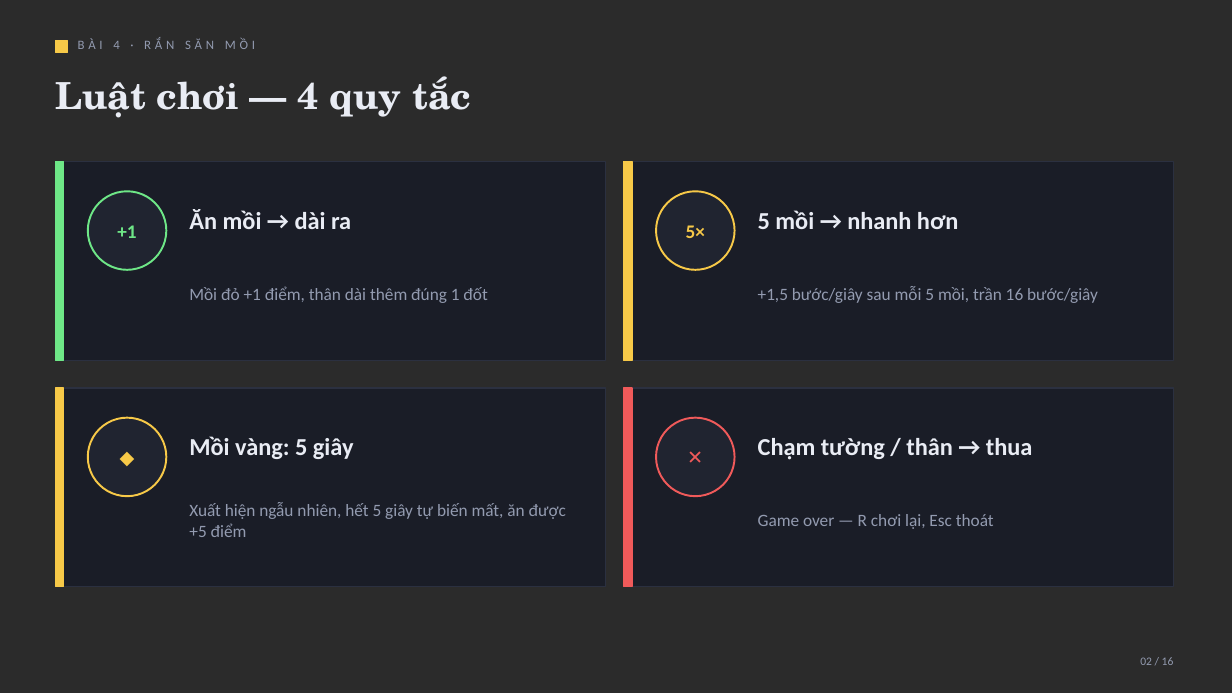
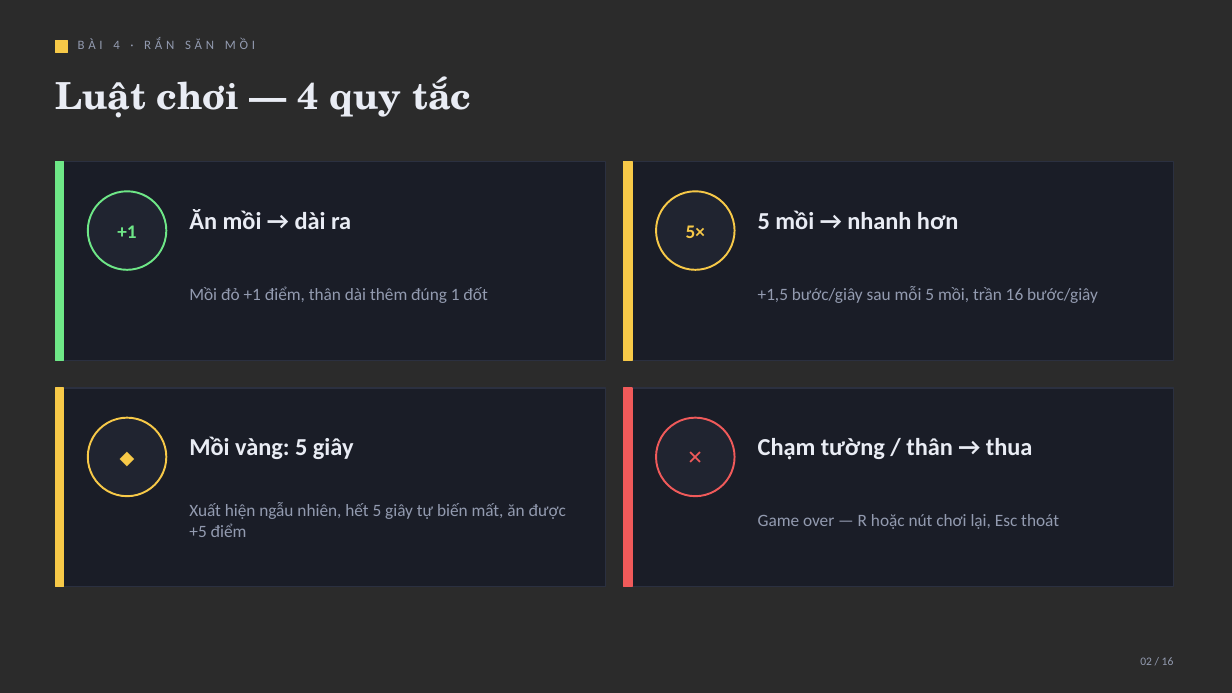
Before and after one commit to Casluminous/snake-game, a slide deck: slide 2 of docs/Bai-4-Ran-san-moi-Ly-thuyet-va-ky-thuat.pptx. Drawn at 1232x693 pixels with LibreOffice and Linux fonts; fonts in the diff are those of the drawing; background and template pictures are left out; a plain dark background stands for a picture behind light text. Boxes give left, top, right and bottom in pixels: in the first picture for what was removed or moved away, otherwise in the second. Text is boxed around its words. In the diff, an @@ line names an element or a change of style, - is before the commit and + after.

```diff
--- a/docs/Bai-4-Ran-san-moi-Ly-thuyet-va-ky-thuat.pptx
+++ b/docs/Bai-4-Ran-san-moi-Ly-thuyet-va-ky-thuat.pptx
@@ text at bbox=[758, 514, 1059, 529]: text changed @@
-Game over — R chơi lại, Esc thoát
+Game over — R hoặc nút chơi lại, Esc thoát
```
Also in this commit, not shown: 1 other slide changed, 3 other files.
